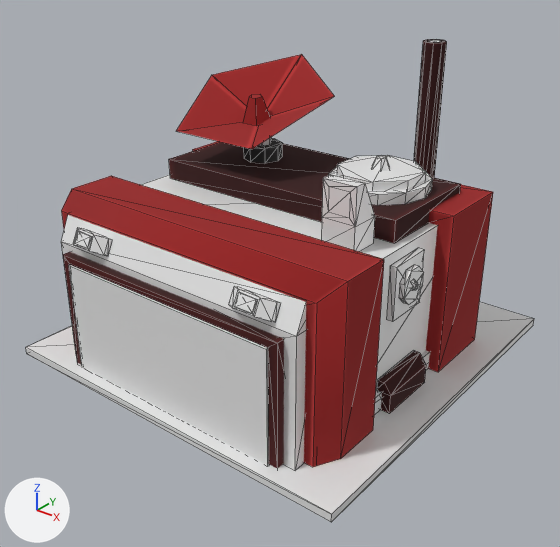
Before and after pictures for a commit that changed the FBX model Assets/_Project/Art/Models/Building/struct_Factory_Special.fbx.
One viewpoint serves both versions: a camera (50 mm lens) standing at (11.46, -14.69, 11.04) and looking at (0.32, -0.76, 2.41). The axes (+X, +Y, +Z) are drawn at lower left. The lights are the same throughout. The older version comes first. Mesh edges are drawn as thin lines. Where no turn or scale is listed for an object, it has been applied to the vertices. Vertices at exactly the same position are counted once.

The first picture shows 'box_door.002', 'struct_Factory_Special'.
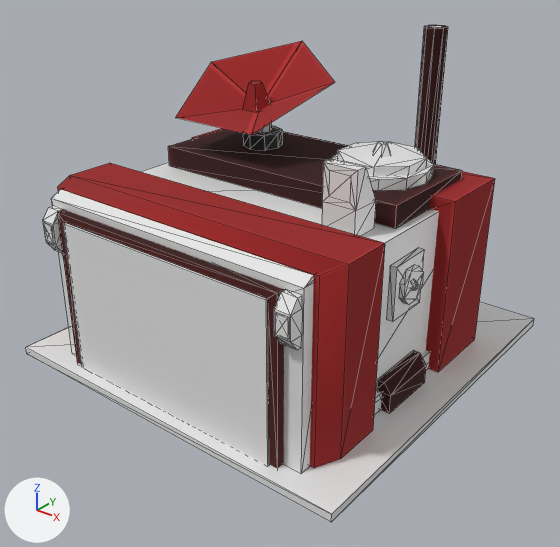
Pixel boxes [x1, y1, x2, y2] of what changed, in the pictures (560 x 547 px; the box of a moved part takes in the faces that stretch with it):
'struct_Factory_Special', reshaped
    before: [26, 39, 534, 522]
    after: [26, 25, 534, 522]
'box_door.002', moved, rescaled (21% taller)
    before: [68, 265, 269, 465]
    after: [63, 223, 269, 465]
part 2 of me_mesh_132, moved or reshaped
    before: [169, 142, 461, 243]
    after: [168, 129, 462, 228]
part 3 of me_mesh_132, moved or reshaped
    before: [321, 175, 375, 251]
    after: [322, 159, 376, 236]
part 4 of me_mesh_132, moved or reshaped
    before: [329, 167, 433, 205]
    after: [331, 154, 434, 191]
part 5 of me_mesh_132, moved or reshaped
    before: [337, 155, 425, 191]
    after: [337, 142, 427, 176]
part 6 of me_mesh_132, moved or reshaped
    before: [372, 155, 390, 171]
    after: [372, 141, 391, 157]
part 7 of me_mesh_132, moved or reshaped
    before: [243, 139, 282, 163]
    after: [243, 126, 282, 150]
part 8 of me_mesh_132, moved or reshaped (mostly hidden)
    before: [259, 137, 271, 146]
    after: [257, 123, 271, 133]
part 9 of me_mesh_132, moved or reshaped
    before: [176, 54, 335, 149]
    after: [175, 41, 335, 135]
part 10 of me_mesh_132, moved or reshaped
    before: [243, 94, 270, 126]
    after: [243, 81, 270, 112]
part 11 of me_mesh_132, moved or reshaped
    before: [73, 227, 112, 256]
    after: [43, 206, 64, 253]
part 12 of me_mesh_132, moved or reshaped
    before: [75, 231, 92, 249]
    after: [43, 223, 55, 244]
part 13 of me_mesh_132, rebuilt (7% wider, 12% taller)
    before: [61, 215, 306, 469]
    after: [51, 189, 314, 473]
part 14 of me_mesh_132, added
    after: [274, 289, 302, 350]
part 15 of me_mesh_132, deleted
    before: [229, 286, 280, 322]
part 16 of me_mesh_132, deleted
    before: [234, 292, 257, 314]
part 17 of me_mesh_132, moved or reshaped
    before: [61, 141, 493, 469]
    after: [57, 128, 495, 469]
part 18 of me_mesh_132, moved or reshaped
    before: [414, 39, 447, 178]
    after: [415, 25, 448, 164]

Patch to the scene script:
```diff
--- a/Assets/_Project/Art/Models/Building/struct_Factory_Special.fbx.py
+++ b/Assets/_Project/Art/Models/Building/struct_Factory_Special.fbx.py
@@ me_mesh_131 @@
-me_mesh_131.from_pydata(...)  # 8 vertices, 4 faces; spans x -3.08..3.09, y -0.14..0.21, z 0.01..2.92
+me_mesh_131.from_pydata(...)  # 8 vertices, 4 faces; spans x -3.08..3.09, y -0.14..0.21, z 0.01..4.0
+# me_mesh_131 part 1: the whole mesh is scaled about the mesh origin by (1, 1, 1.37)
 me_mesh_131.materials.append(mat_actormaterial)
@@ me_mesh_132 @@
-me_mesh_132.from_pydata(...)  # 441 vertices, 574 faces; spans x -5.0..5.0, y -5.0..5.0, z 0.0..7.75
+me_mesh_132.from_pydata(...)  # 441 vertices, 574 faces; spans x -5.0..5.0, y -5.0..5.0, z 0.0..8.1
+# me_mesh_132 part 2: the loose piece of 8 vertices spanning x -3.55..3.55, y -0.73..2.35, z 4.12..4.66 is moved by (0.0, 0.0, 0.35)
+# me_mesh_132 part 3: the loose piece of 16 vertices spanning x 2.31..3.17, y -1.79..-1.02, z 4.12..5.65 is moved by (0.0, 0.0, 0.35)
+# me_mesh_132 part 4: the loose piece of 24 vertices spanning x 0.85..3.36, y -0.36..2.15, z 4.66..4.94 is moved by (0.0, 0.0, 0.35)
+# me_mesh_132 part 5: the loose piece of 16 vertices spanning x 1.11..3.1, y -0.1..1.89, z 4.78..5.15 is moved by (0.0, 0.0, 0.35)
+# me_mesh_132 part 6: the loose piece of 12 vertices spanning x 1.82..2.39, y 0.65..1.14, z 5.07..5.42 is moved by (0.0, 0.0, 0.35)
+# me_mesh_132 part 7: the loose piece of 16 vertices spanning x -2.2..-1.15, y 0.46..1.51, z 4.65..5.05 is moved by (0.0, 0.0, 0.35)
+# me_mesh_132 part 8: the loose piece of 12 vertices spanning x -1.92..-1.43, y 0.77..1.19, z 4.96..5.68 is moved by (0.0, 0.0, 0.35)
+# me_mesh_132 part 9: the loose piece of 7 vertices spanning x -3.79..0.4, y -0.95..2.71, z 5.37..7.16 is moved by (0.0, 0.0, 0.35)
+# me_mesh_132 part 10: the loose piece of 10 vertices spanning x -2.08..-1.31, y 0.47..1.2, z 5.68..6.38 is moved by (0.0, 0.0, 0.35)
+# me_mesh_132 part 11: the loose piece of 16 vertices spanning x -3.06..-1.94, y -4.64..-4.16, z 3.52..4.03 is multiplied about its middle by the matrix ((0.0, 0.44, 0.898), (0.0, 0.898, -0.44), (-1.0, 0.0, 0.0)), then moved by (-1.06, -0.17, 0.02)
+# me_mesh_132 part 12: the loose piece of 8 vertices spanning x -2.73..-2.27, y -4.65..-4.47, z 3.71..4.0 is multiplied about its middle by the matrix ((0.0, 0.44, 0.898), (0.0, 0.898, -0.44), (-1.0, 0.0, 0.0)), then moved by (-1.06, -0.19, -0.06)
+# me_mesh_132 part 13: the loose piece of 12 vertices spanning x -3.64..3.64, y -4.4..-3.53, z 0.17..4.1 is rebuilt with 12 vertices and now spans x -3.8..3.8, y -4.4..-3.53, z 0.17..4.69
+# me_mesh_132 part 14: a new loose piece of 16 vertices spanning x 3.36..3.76, y -4.74..-4.4, z 3.24..4.36, in mat_actormaterial (white #e7e7e7)
+# me_mesh_132 part 15: the loose piece of 16 vertices spanning x 1.94..3.06, y -4.64..-4.16, z 3.52..4.03 is deleted
+# me_mesh_132 part 16: the loose piece of 8 vertices spanning x 2.27..2.73, y -4.65..-4.47, z 3.71..4.0 is deleted
+# me_mesh_132 part 17: 34 vertices moved from x -4.19..4.19, y -4.61..3.97, z 0.2..4.45 to x -4.19..4.19, y -4.61..3.97, z 0.2..4.8; 8 vertices added at x 3.41..3.71, y -4.77..-4.73, z 3.57..4.03
+# me_mesh_132 part 18: 16 vertices moved from x 1.55..2.1, y 3.37..3.92, z 7.75 to x 1.55..2.1, y 3.37..3.92, z 8.1
 me_mesh_132.materials.append(mat_actormaterial)
```
